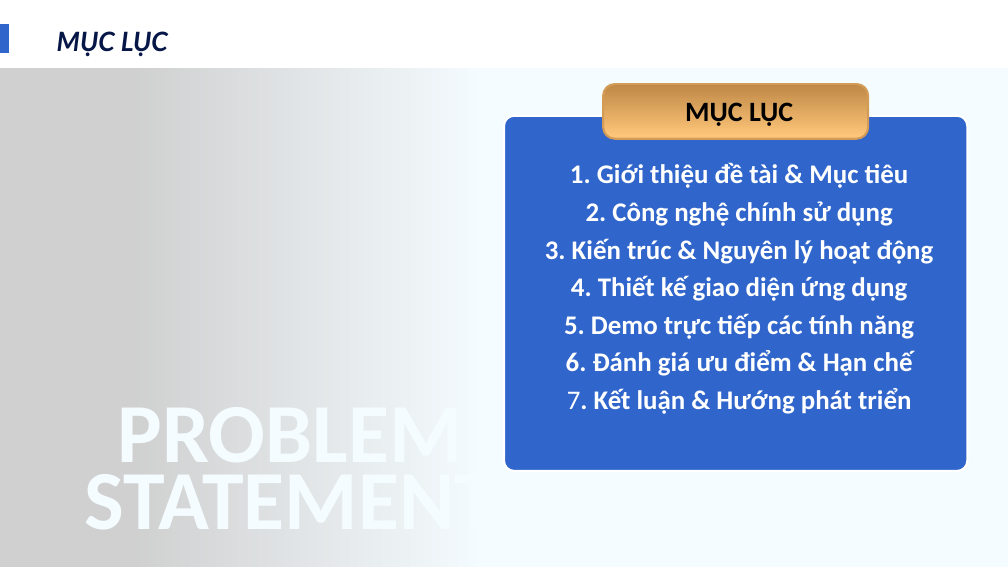
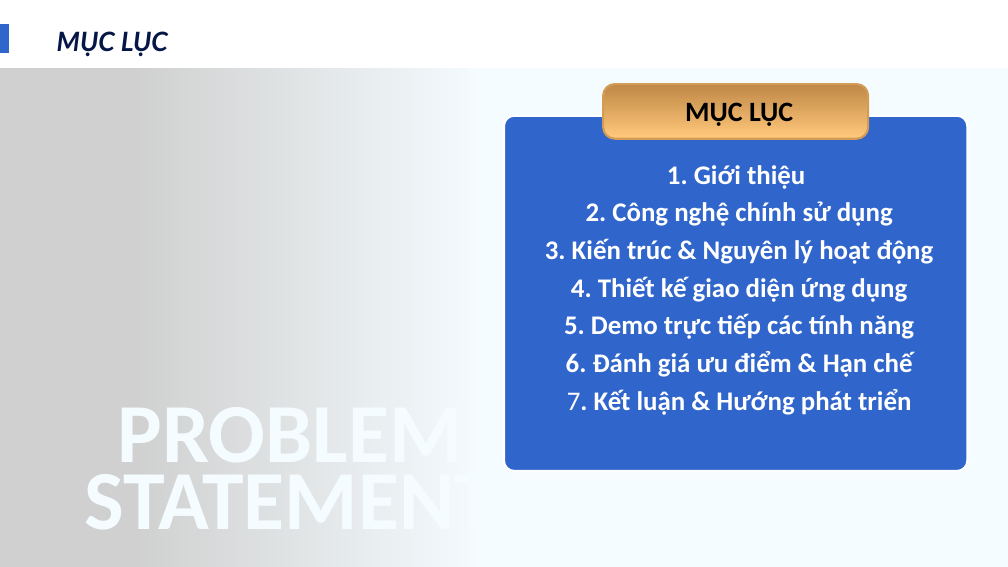
Before and after one commit to nhphuc2035-commits/AppDatLichHotToc, a slide deck: slide 2 of File thuyết trình.pptx. Drawn at 1008x567 pixels with LibreOffice and Linux fonts; fonts in the diff are those of the drawing; grey boxes stand for pictures. Boxes give left, top, right and bottom in pixels: in the first picture for what was removed or moved away, otherwise in the second. Text is boxed around its words. In the diff, an @@ line names an element or a change of style, - is before the commit and + after.

```diff
--- a/File thuyết trình.pptx
+++ b/File thuyết trình.pptx
@@ text at [667, 165, 805, 189]: text changed @@
-1. Giới thiệu đề tài & Mục tiêu
+1. Giới thiệu
```
Also in this commit, not shown: 9 other slides changed, 2 slides added.
